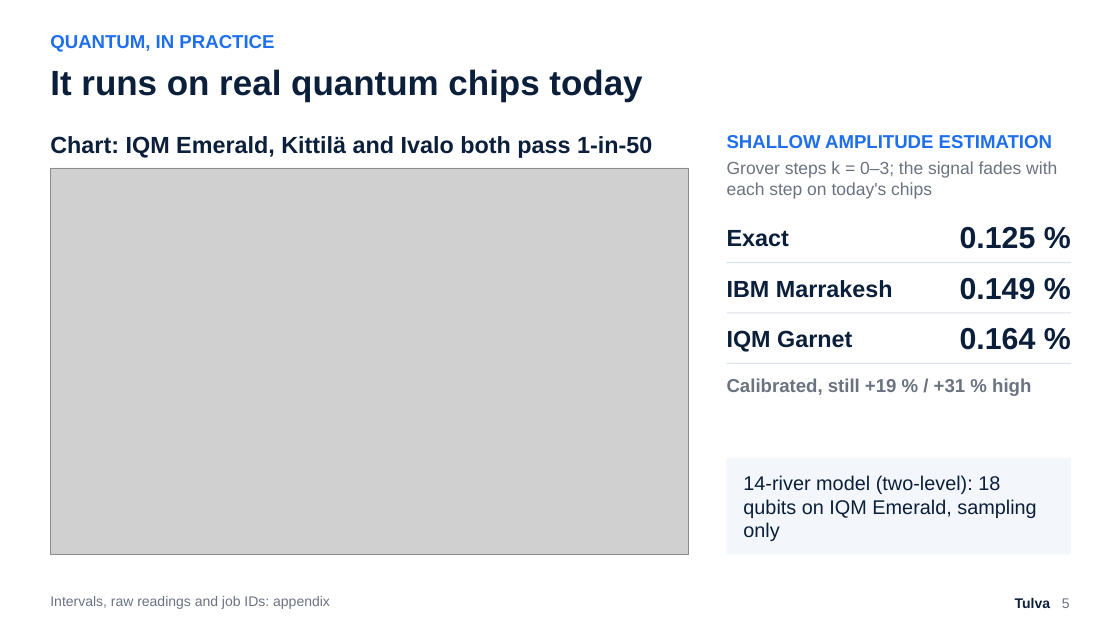
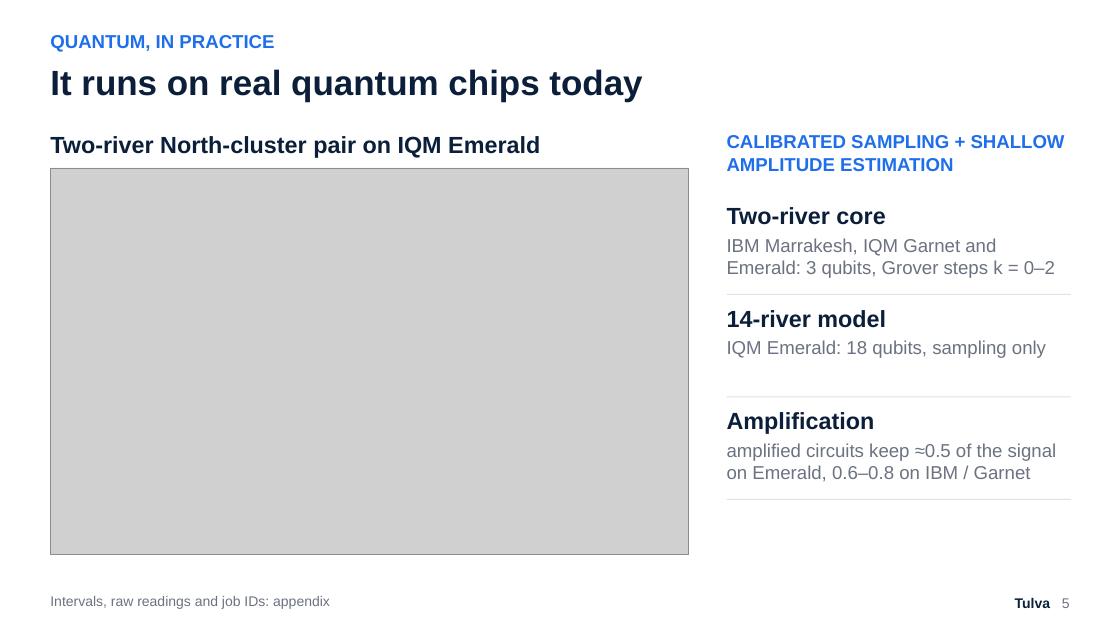
Before and after one commit to Zawaer/tulva, a slide deck: slide 5 of deck/Tulva_QxF2026.pptx. Drawn at 1120x630 pixels with LibreOffice and Linux fonts; fonts in the diff are those of the drawing; grey boxes stand for pictures. Boxes give left, top, right and bottom in pixels: in the first picture for what was removed or moved away, otherwise in the second. Text is boxed around its words. In the diff, an @@ line names an element or a change of style, - is before the commit and + after.

```diff
--- a/deck/Tulva_QxF2026.pptx
+++ b/deck/Tulva_QxF2026.pptx
@@ text at (50,136,540,158): text changed @@
-Chart: IQM Emerald, Kittilä and Ivalo both pass 1-in-50
+Two-river North-cluster pair on IQM Emerald
@@ text at (727,135,1065,171): text changed @@
-SHALLOW AMPLITUDE ESTIMATION
+CALIBRATED SAMPLING + SHALLOW AMPLITUDE ESTIMATION
@@ text at (727,207,885,225): text changed; size 15 to 20 pt; text colour #6B7280 to #0B1F3A; bold on @@
-Grover steps k = 0–3; the signal fades with each step on today's chips
+Two-river core
@@ text at (727,238,1055,278): text changed; size 20 to 16 pt; text colour #0B1F3A to #6B7280; bold off @@
-Exact
+IBM Marrakesh, IQM Garnet and Emerald: 3 qubits, Grover steps k = 0–2
@@ text removed at (960,227,1036,249) @@
-0.125 %
@@ rectangle removed at (727,262,1071,263) @@
@@ rectangle: place and size @@
-rectangle at (727,313,1071,313)
+rectangle at (727,294,1071,295)
@@ text removed at (727,280,893,298) @@
-IBM Marrakesh
@@ text removed at (960,278,1036,300) @@
-0.149 %
@@ text added at (727,310,886,328), 20 pt, text #0B1F3A, bold @@
+14-river model
@@ text removed at (960,327,1036,350) @@
-0.164 %
@@ text added at (727,340,1046,358), 16 pt, text #6B7280 @@
+IQM Emerald: 18 qubits, sampling only
@@ text removed at (727,378,1031,396) @@
-Calibrated, still +19 % / +31 % high
@@ rectangle: place and size @@
-rectangle at (727,363,1071,364)
+rectangle at (727,397,1071,397)
@@ text added at (727,412,875,434), 20 pt, text #0B1F3A, bold @@
+Amplification
@@ text at (727,443,1057,482): text changed; size 20 to 16 pt; text colour #0B1F3A to #6B7280; bold off @@
-IQM Garnet
+amplified circuits keep ≈0.5 of the signal on Emerald, 0.6–0.8 on IBM / Garnet
@@ text removed at (743,475,1036,541) @@
-14-river model (two-level): 18 qubits on IQM Emerald, sampling only
@@ rectangle: place and size @@
-rectangle at (727,458,1071,555)
+rectangle at (727,499,1071,500)
@@ rectangle at (727,499,1071,500): fill #F3F6FA to #DDE3EA @@
```
Also in this commit, not shown: 5 other slides changed, 29 other files.
